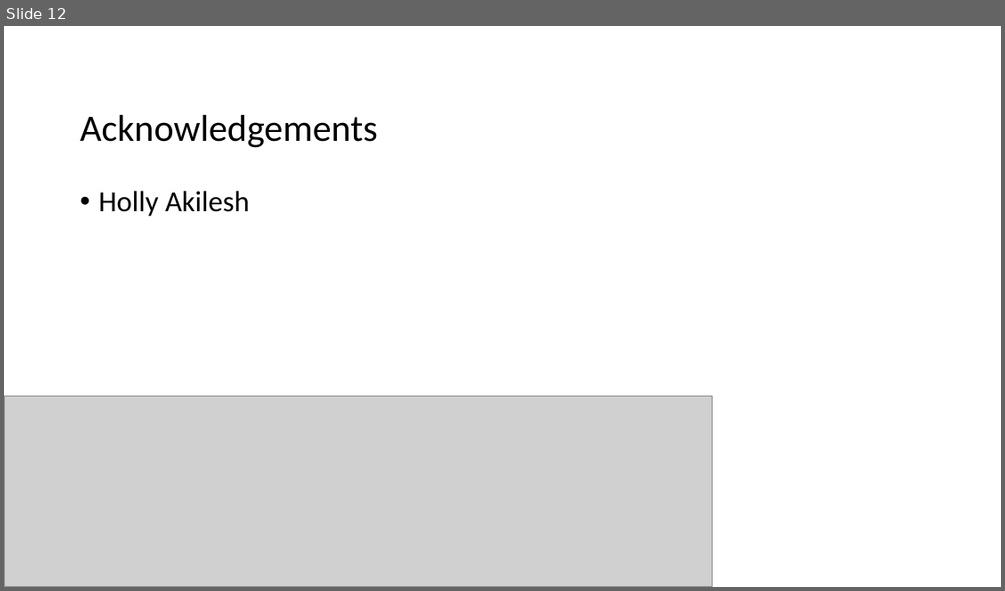
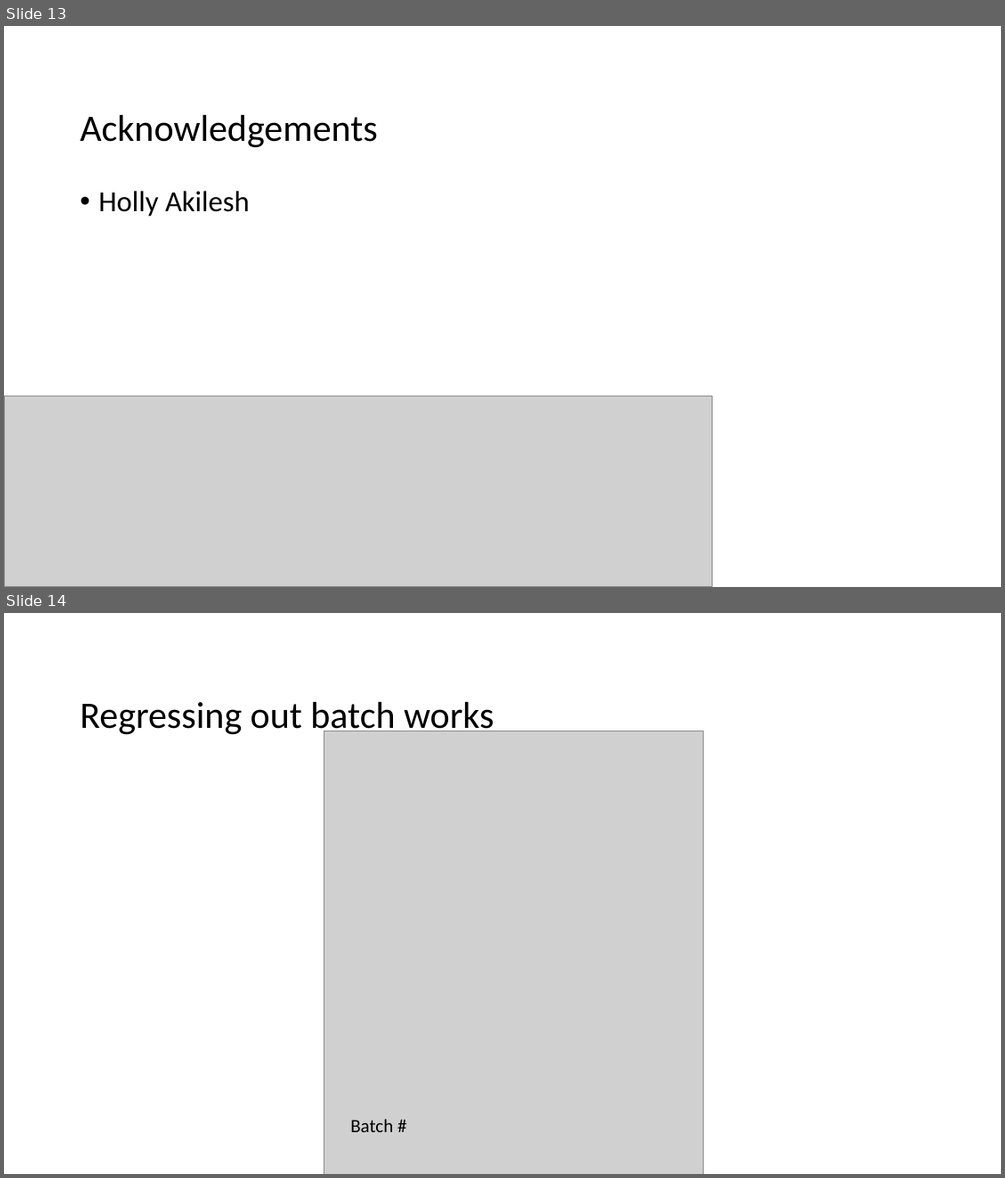
Before and after one commit to tybottorff/bottorffdocs, a slide deck: presentations/NCI_talks/2024_10_23.pptx. Shown one above the other, each under a label of ours: slide 12 before the commit, slides 13 and 14 after it. The pictures are 1005x591 and 1005x1178 pixels, drawn with LibreOffice and Linux fonts; fonts in the diff are those of the drawing; grey boxes stand for pictures. Boxes give left, top, right and bottom in pixels: in the first picture for what was removed or moved away, otherwise in the second. Text is boxed around its words. In the diff, an @@ line names an element or a change of style, - is before the commit and + after.

```diff
--- a/presentations/NCI_talks/2024_10_23.pptx
+++ b/presentations/NCI_talks/2024_10_23.pptx
@@ slide 14 added at [4, 613, 1001, 1174], background #FFFFFF @@
@@ title added at [80, 702, 494, 737], 36 pt, text #000000 @@
+Regressing out batch works
@@ picture added at [324, 731, 704, 1174] @@
@@ text added at [350, 1119, 393, 1132], 18 pt, text #000000 @@
+Batch #
@@ what was slide 12 is now slide 13 @@
```
Also in this commit, not shown: 2 slides changed, 1 other slide added.
